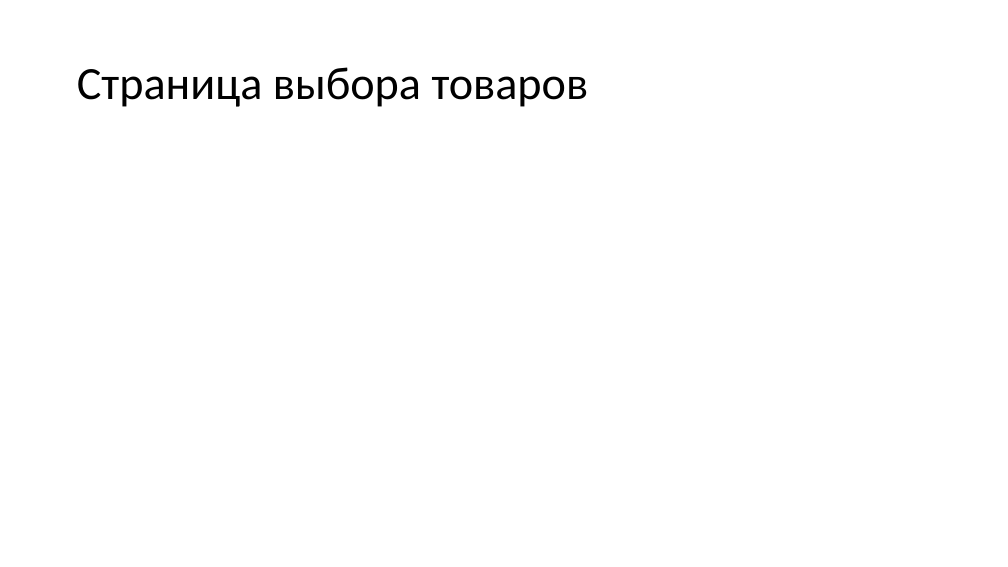
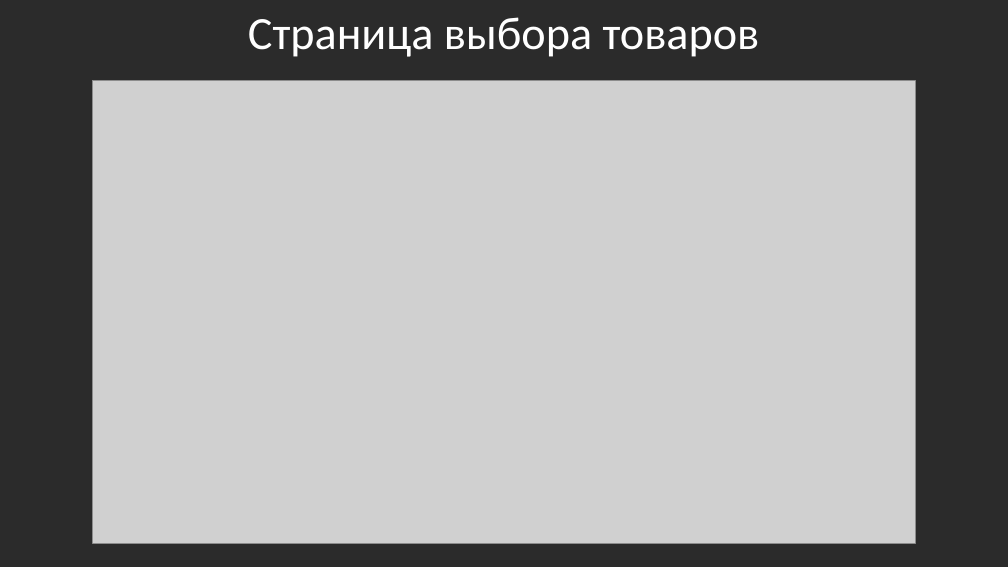
Before and after one commit to v1rus41l/onlinestore-project, a slide deck: slide 6 of about/presentation.pptx. Drawn at 1008x567 pixels with LibreOffice and Linux fonts; fonts in the diff are those of the drawing; grey boxes stand for pictures; background and template pictures are left out; a plain dark background stands for a picture behind light text. Boxes give left, top, right and bottom in pixels: in the first picture for what was removed or moved away, otherwise in the second. Text is boxed around its words. In the diff, an @@ line names an element or a change of style, - is before the commit and + after.

```diff
--- a/about/presentation.pptx
+++ b/about/presentation.pptx
@@ background #FFFFFF to picture (left out) @@
@@ title "Страница выбора товаров" moved from (x1=77, y1=67, x2=589, y2=107) to (x1=248, y1=17, x2=760, y2=57) @@
@@ title "Страница выбора товаров" at (x1=248, y1=17, x2=760, y2=57): text colour #000000 to #FFFFFF; alignment left to centre @@
@@ picture added at (x1=93, y1=81, x2=916, y2=544) @@
```
Also in this commit, not shown: 5 other slides changed, 4 slides added, 4 slides removed, 18 other files.
